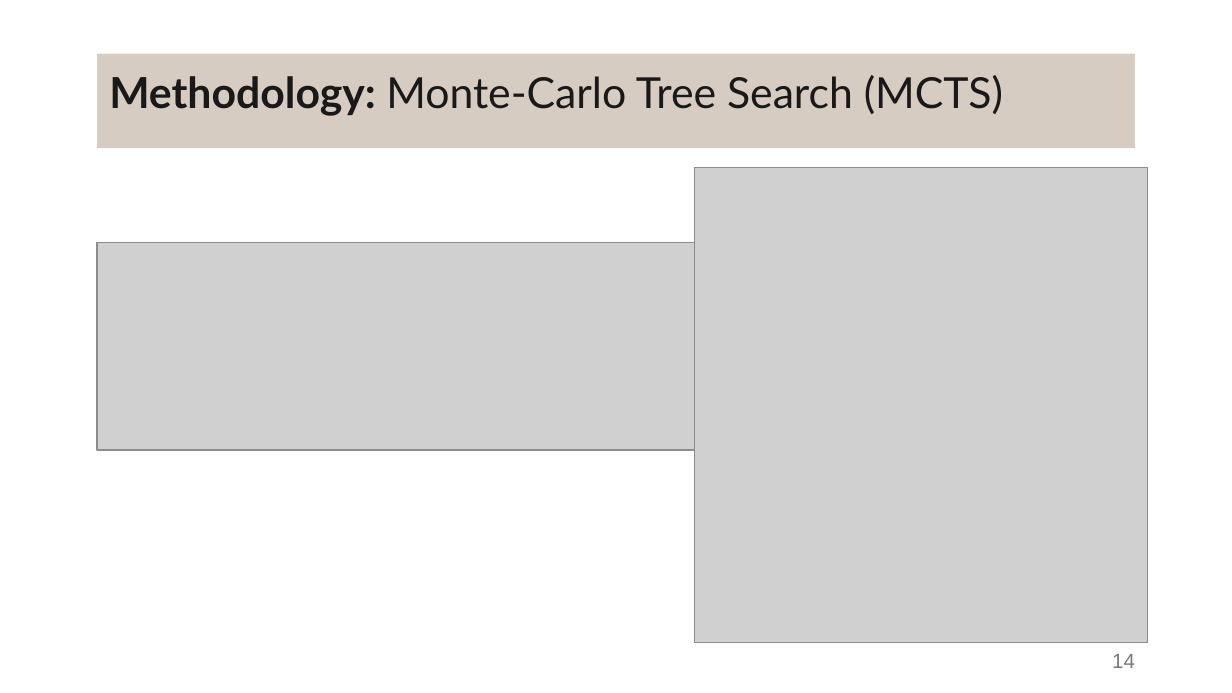
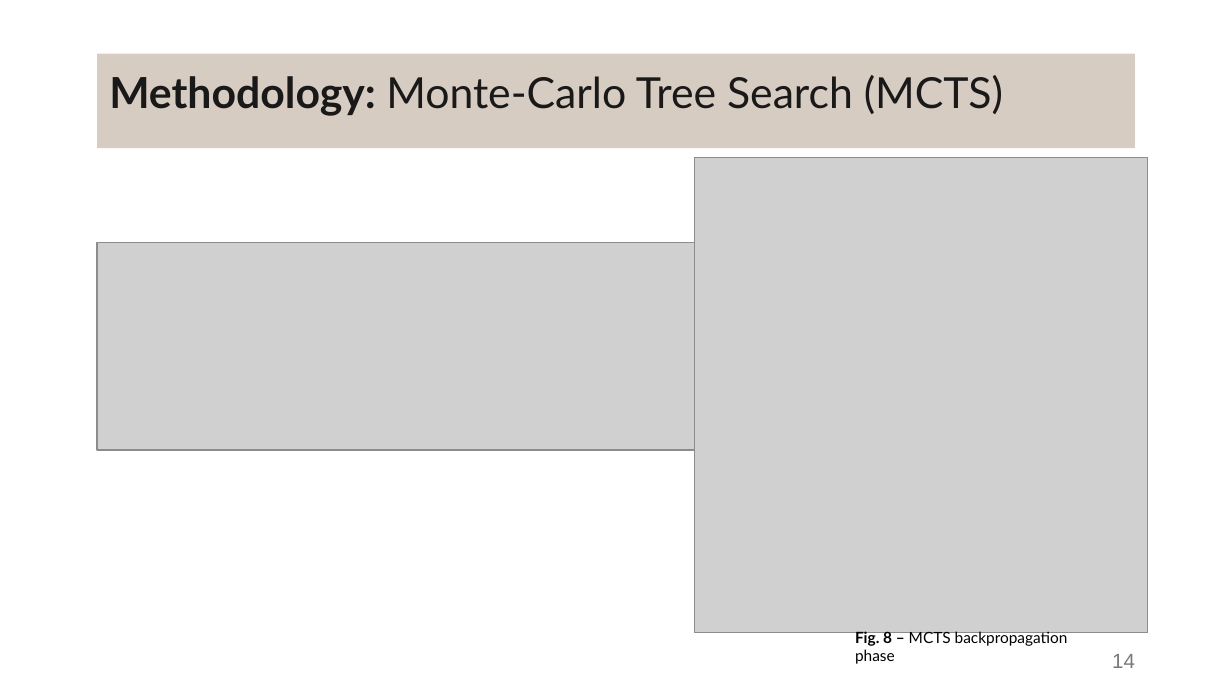
Before and after one commit to DanielaTomas/FCUP-SCHEDULE, a slide deck: slide 14 of Docs/Presentation.pptx. Drawn at 1232x693 pixels with LibreOffice and Linux fonts; fonts in the diff are those of the drawing; grey boxes stand for pictures. Boxes give left, top, right and bottom in pixels: in the first picture for what was removed or moved away, otherwise in the second. Text is boxed around its words. In the diff, an @@ line names an element or a change of style, - is before the commit and + after.

```diff
--- a/Docs/Presentation.pptx
+++ b/Docs/Presentation.pptx
@@ picture: place and size @@
-picture at box(694, 168, 1147, 642)
+picture at box(694, 158, 1147, 632)
@@ text added at box(855, 631, 1068, 664), 9 pt, text #000000 @@
+Fig. 8 – MCTS backpropagation phase
```
Also in this commit, not shown: 19 other slides changed.
